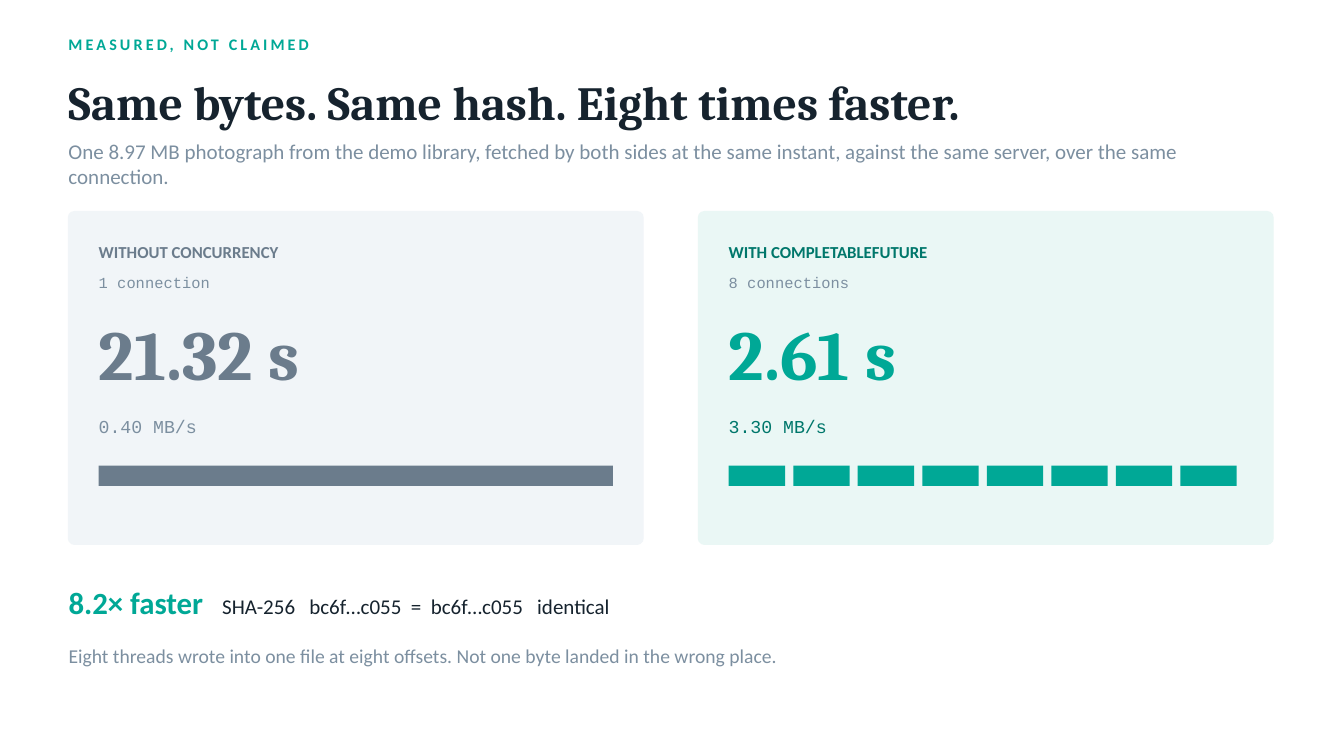
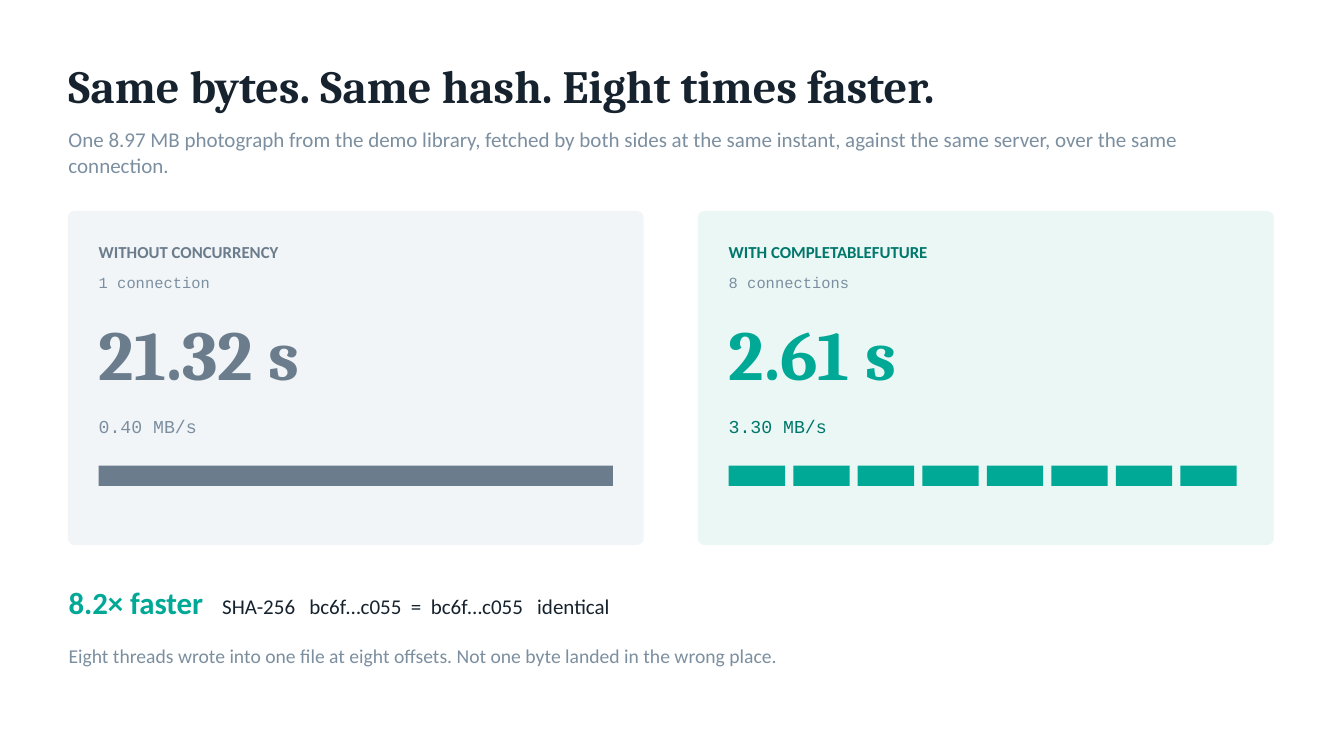
Before and after one commit to techadnank9/completablefuture-demo, a slide deck: slide 6 of CompletableFuture-Presentation.pptx (slide 5 before the commit). Drawn at 1344x756 pixels with LibreOffice and Linux fonts; fonts in the diff are those of the drawing. Boxes give left, top, right and bottom in pixels: in the first picture for what was removed or moved away, otherwise in the second. Text is boxed around its words. In the diff, an @@ line names an element or a change of style, - is before the commit and + after.

```diff
--- a/CompletableFuture-Presentation.pptx
+++ b/CompletableFuture-Presentation.pptx
@@ text "Same bytes. Same hash. Eight ...": place and size @@
-text "Same bytes. Same hash. Eight ..." at [68, 86, 960, 131]
+text "Same bytes. Same hash. Eight ..." at [68, 70, 934, 113]
@@ text "Same bytes. Same hash. Eight ..." at [68, 70, 934, 113]: size 34 to 33 pt @@
@@ text removed at [68, 39, 309, 52] @@
-MEASURED, NOT CLAIMED
@@ text "One 8.97 MB photograph from ...": place and size @@
-text "One 8.97 MB photograph from ..." at [68, 144, 1176, 184]
+text "One 8.97 MB photograph from ..." at [68, 132, 1176, 173]
@@ text "One 8.97 MB photograph from ..." at [68, 132, 1176, 173]: vertical alignment middle to top @@
```
Also in this commit, not shown: 7 other slides changed, 1 slide added, 2 other files.
